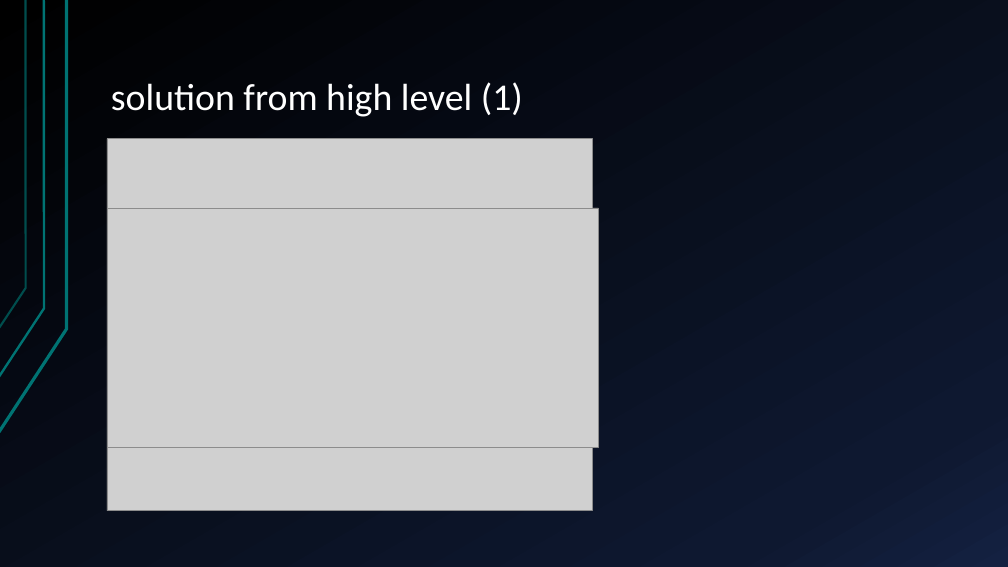
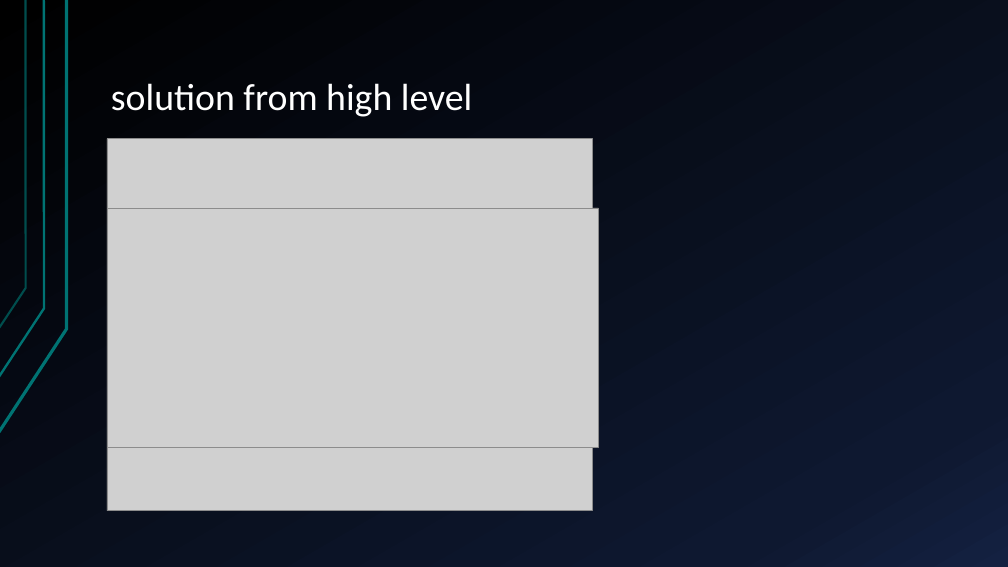
Before and after one commit to torresjuanlucas/ProjectDotNet, a slide deck: slide 3 of Presentation3.pptx. Drawn at 1008x567 pixels with LibreOffice and Linux fonts; fonts in the diff are those of the drawing; grey boxes stand for pictures. Boxes give left, top, right and bottom in pixels: in the first picture for what was removed or moved away, otherwise in the second. Text is boxed around its words. In the diff, an @@ line names an element or a change of style, - is before the commit and + after.

```diff
--- a/Presentation3.pptx
+++ b/Presentation3.pptx
@@ title at bbox=[111, 83, 472, 117]: text changed @@
-solution from high level (1)
+solution from high level
```
Also in this commit, not shown: 6 other slides changed, 1 other file.
